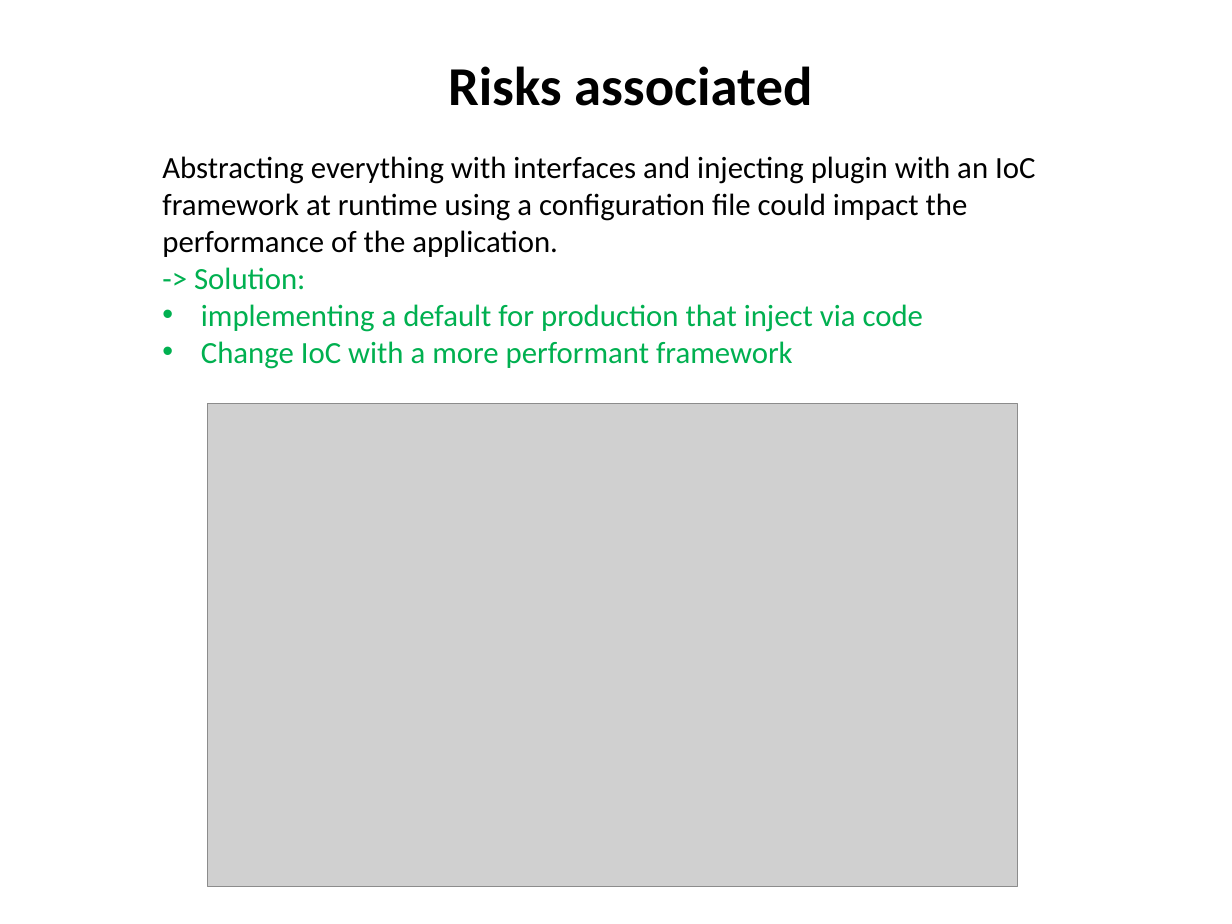
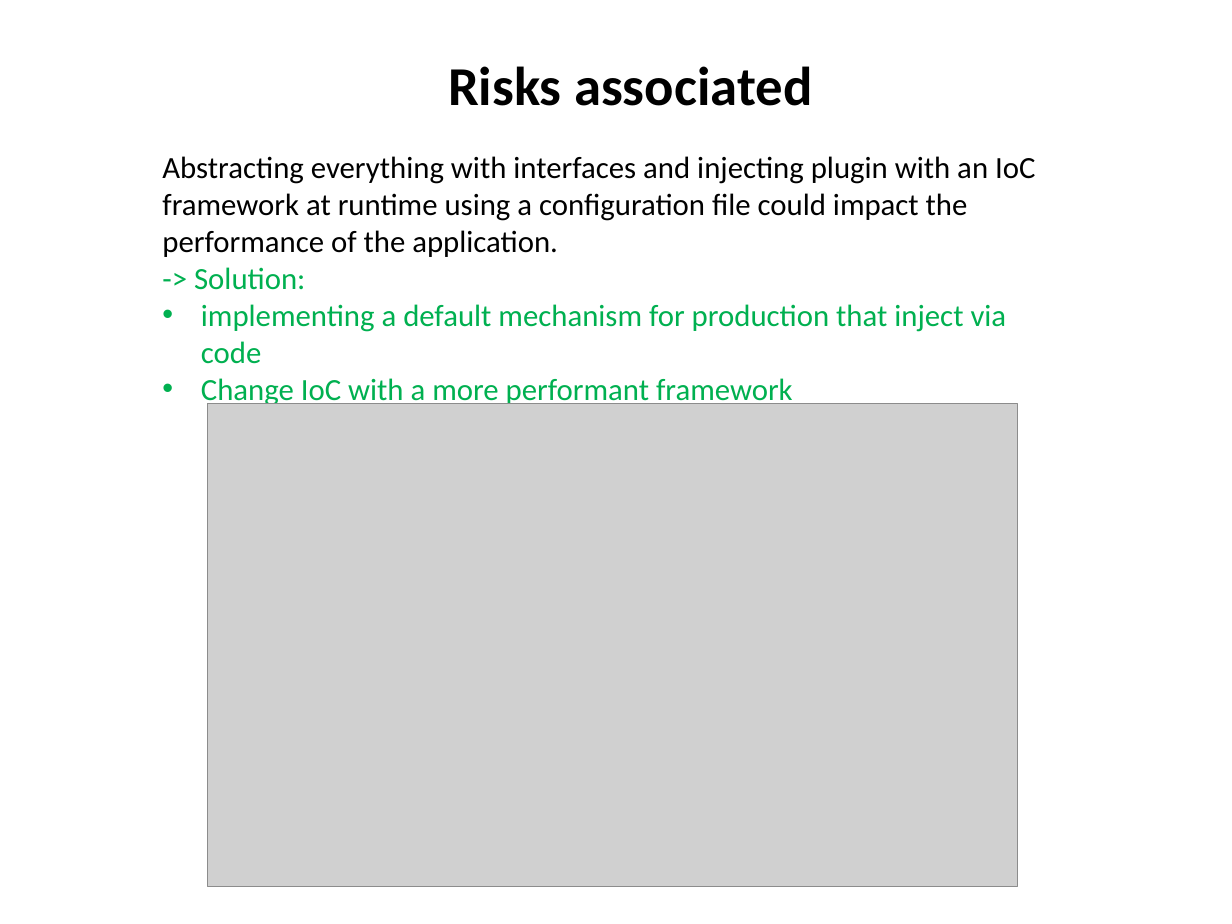
Before and after one commit to giorgifabio/NinjectRuntimeInjection, a slide deck: slide 5 of Doc/AppInfo.pptx. Drawn at 1232x924 pixels with LibreOffice and Linux fonts; fonts in the diff are those of the drawing; grey boxes stand for pictures. Boxes give left, top, right and bottom in pixels: in the first picture for what was removed or moved away, otherwise in the second. Text is boxed around its words. In the diff, an @@ line names an element or a change of style, - is before the commit and + after.

Commit message:
updated doc

```diff
--- a/Doc/AppInfo.pptx
+++ b/Doc/AppInfo.pptx
@@ text at (201, 304, 1007, 364): text changed @@
-• implementing a default for production that inject via code
+• implementing a default mechanism for production that inject via code
```
